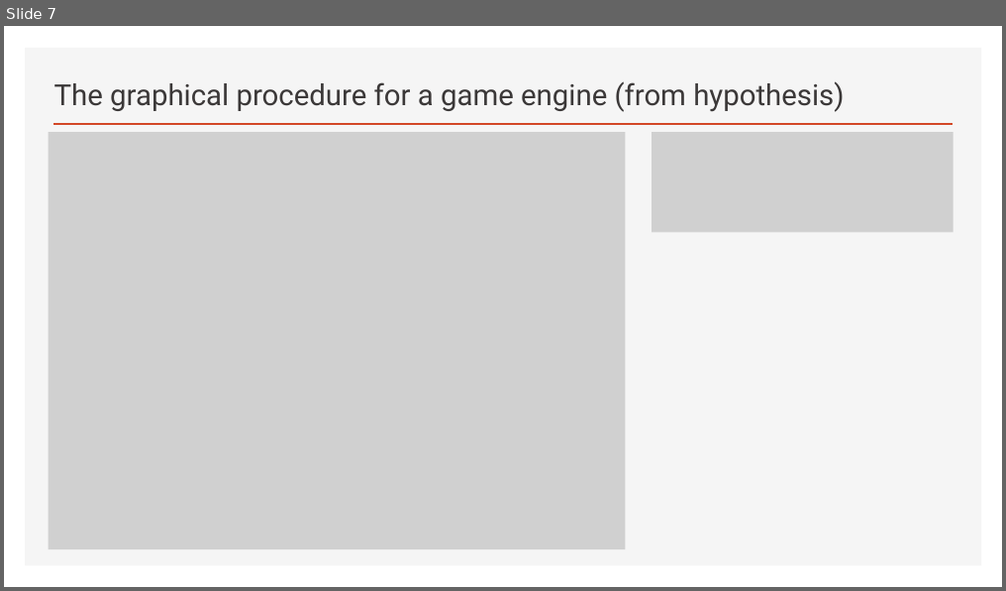
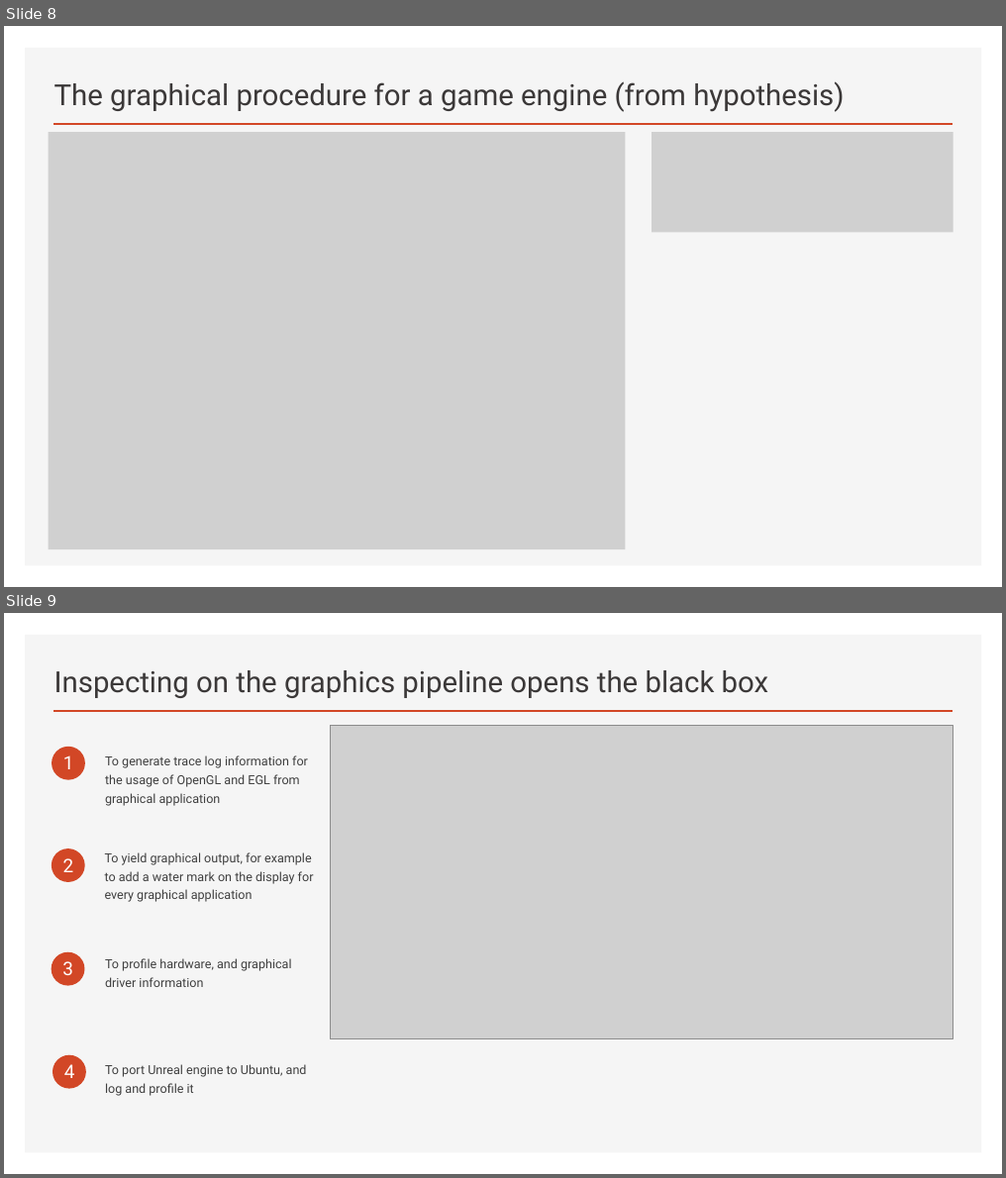
Before and after one commit to wwxhero/graphic_pipeline, a slide deck: Proposal.pptx. Shown one above the other, each under a label of ours: slide 7 before the commit, slides 8 and 9 after it. The pictures are 1006x591 and 1006x1178 pixels, drawn with LibreOffice and Linux fonts; fonts in the diff are those of the drawing; grey boxes stand for pictures. Boxes give left, top, right and bottom in pixels: in the first picture for what was removed or moved away, otherwise in the second. Text is boxed around its words. In the diff, an @@ line names an element or a change of style, - is before the commit and + after.

```diff
--- a/Proposal.pptx
+++ b/Proposal.pptx
@@ slide 9 added at box(4, 613, 1002, 1174), background #FFFFFF; not listed: 2 template elements that a slide beside it also shows @@
@@ title added at box(54, 670, 769, 698), 28 pt, text #3B3838 @@
+Inspecting on the graphics pipeline opens the black box
@@ picture added at box(331, 725, 953, 1040) @@
@@ ellipse added at box(52, 747, 85, 780), fill #D24726 @@
@@ text added at box(63, 756, 74, 769), 18 pt, text #FFFFFF @@
+1
@@ text added at box(105, 756, 308, 806), 12 pt, text #404040 @@
+To generate trace log information for the usage of OpenGL and EGL from graphical application
@@ ellipse added at box(52, 849, 85, 882), fill #D24726 @@
@@ text added at box(63, 859, 74, 872), 18 pt, text #FFFFFF @@
+2
@@ text added at box(105, 853, 314, 902), 12 pt, text #404040 @@
+To yield graphical output, for example to add a water mark on the display for every graphical application
@@ ellipse added at box(52, 953, 85, 986), fill #D24726 @@
@@ text added at box(62, 961, 73, 975), 18 pt, text #FFFFFF @@
+3
@@ text added at box(105, 959, 291, 987), 12 pt, text #404040 @@
+To profile hardware, and graphical driver information
@@ ellipse added at box(53, 1056, 86, 1089), fill #D24726 @@
@@ text added at box(64, 1064, 75, 1078), 18 pt, text #FFFFFF @@
+4
@@ text added at box(105, 1064, 307, 1096), 12 pt, text #404040 @@
+To port Unreal engine to Ubuntu, and log and profile it
@@ what was slide 7 is now slide 8 @@
```
Also in this commit, not shown: 2 other slides added, 2 slides removed.
